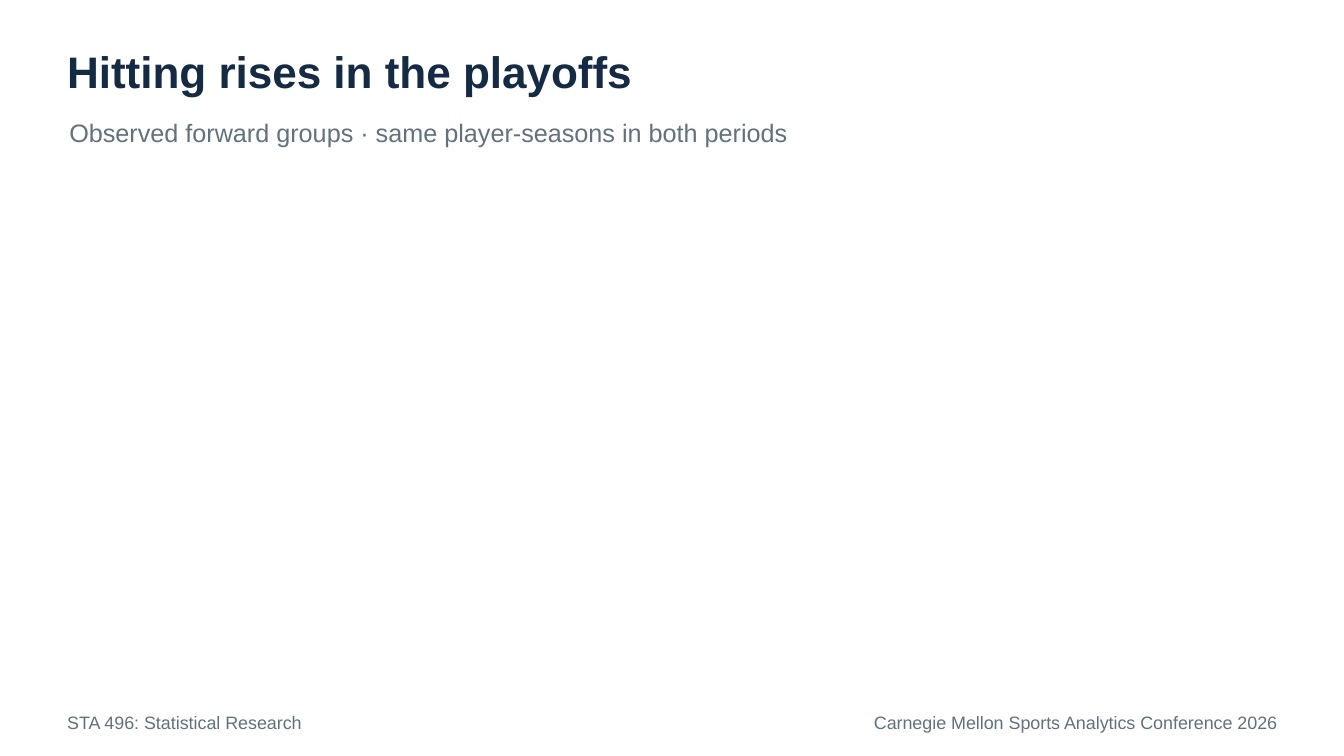
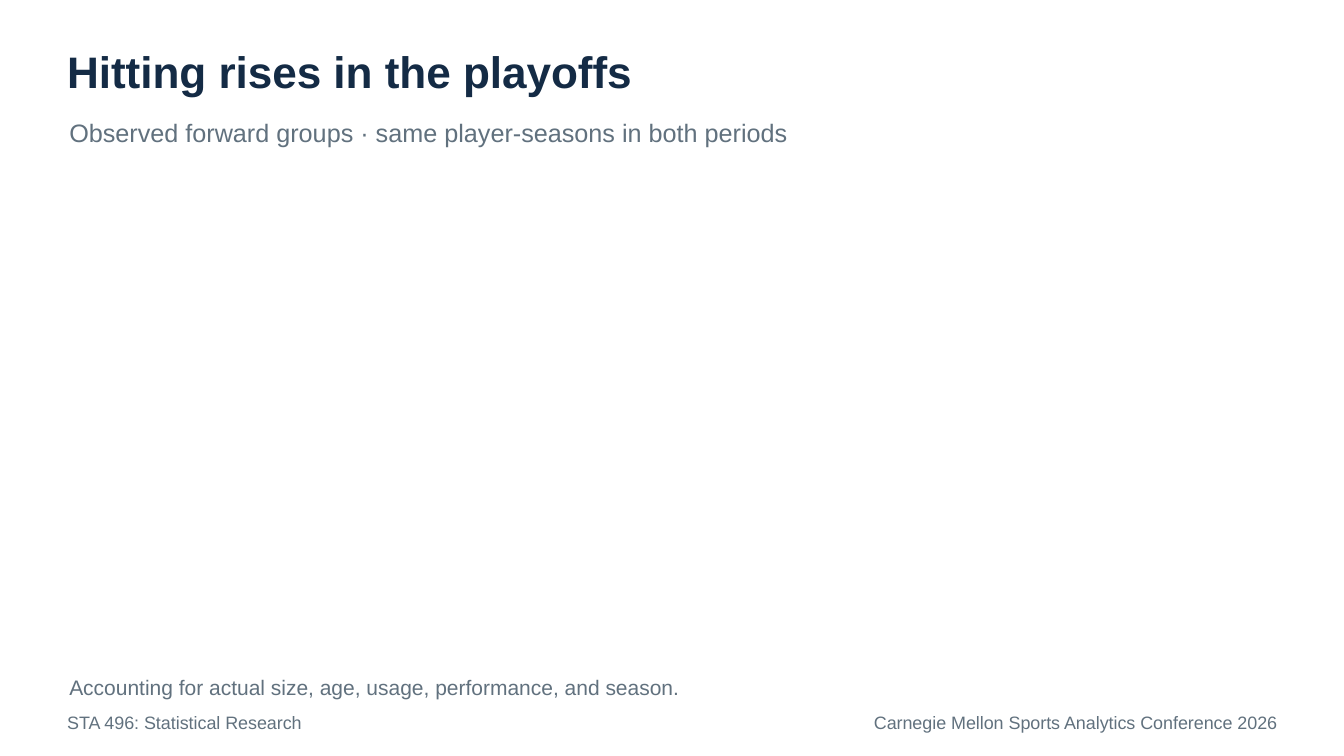
Before and after one commit to RentoSaijo/CSAx_STA496, a slide deck: slide 35 of reports/presentation.pptx. Drawn at 1344x756 pixels with LibreOffice and Linux fonts; fonts in the diff are those of the drawing. Boxes give left, top, right and bottom in pixels: in the first picture for what was removed or moved away, otherwise in the second. Text is boxed around its words. In the diff, an @@ line names an element or a change of style, - is before the commit and + after.

```diff
--- a/reports/presentation.pptx
+++ b/reports/presentation.pptx
@@ text added at (69, 680, 679, 699), 15 pt, text #61717E @@
+Accounting for actual size, age, usage, performance, and season.
```
Also in this commit, not shown: 10 other slides changed.
